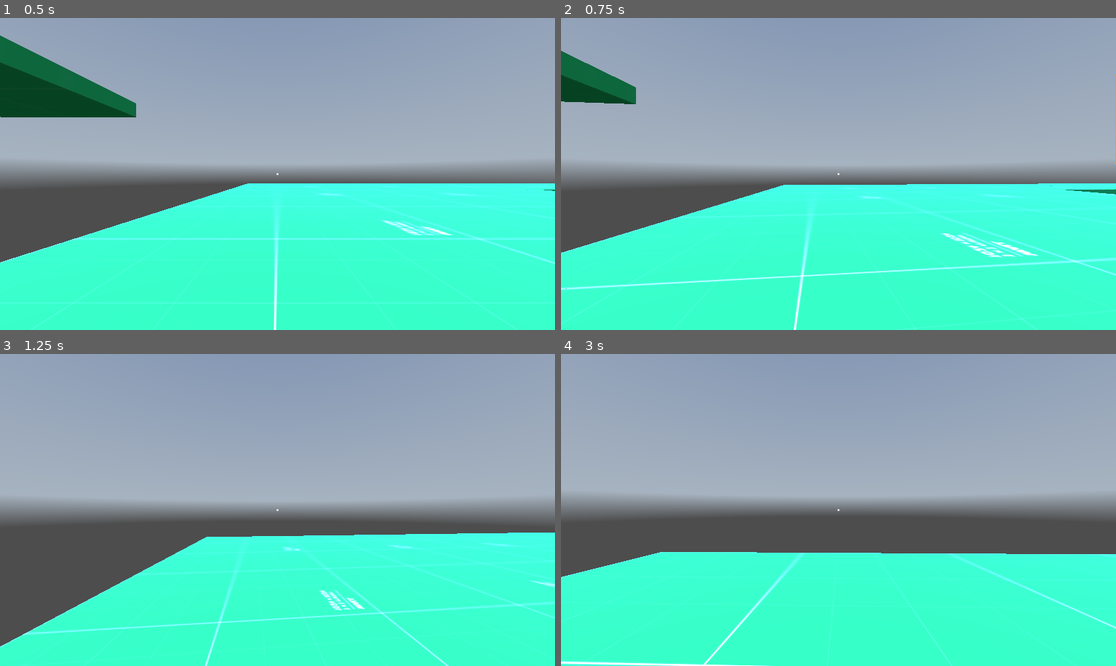
Above: before the commit, frames 1-4 (two rows, left to right).
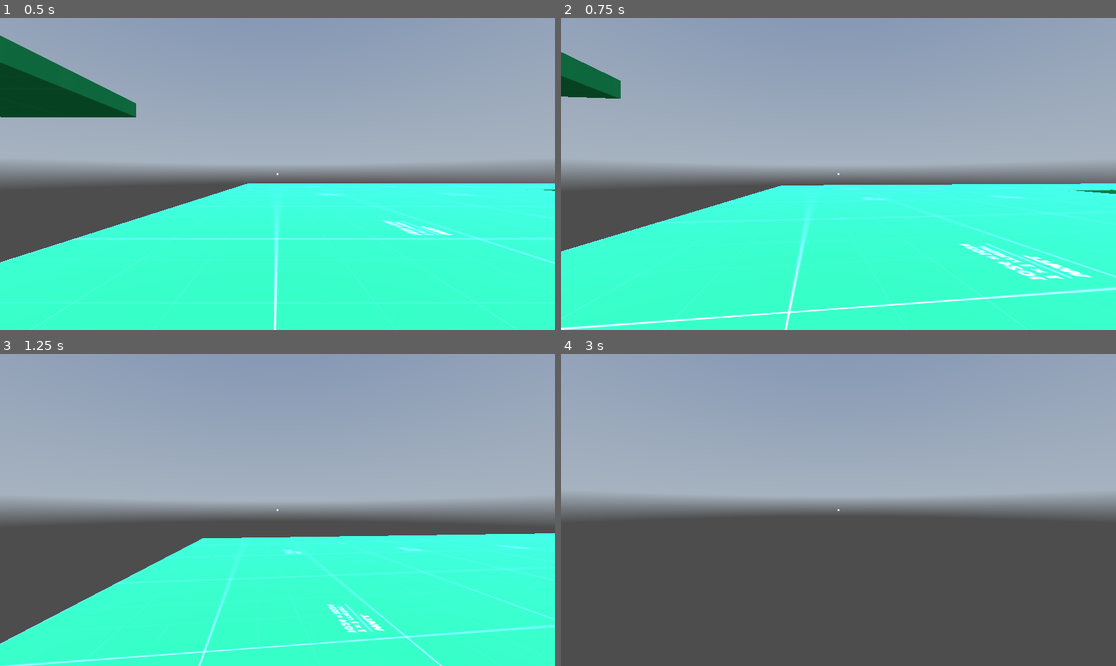
Above: after the commit, the same moments.

Repository: UPWRD1/game
Game: Godot game, scene res://scenes/world.tscn
Same seed, same stepped clock (60 frames per second), same inputs: the game is played once before the commit and once after it. A sky picture missing from this copy of the repository is replaced by a grey-blue gradient.
Inputs (mouse positions are in pixels of both pictures, inside the frame that each line leads up to):
- Up to frame 1 (0.5 s): no input
- Up to frame 2 (0.75 s): move the mouse to (866, 174) at 0.52 s; hold W (move_forward) from 0.53 s (still down); hold Shift (move_sprint) from 0.53 s (still down)
- Up to frame 3 (1.25 s): keep holding W (move_forward); keep holding Shift (move_sprint); tap Space (move_jump) at 0.77 s
- Up to frame 4 (3 s): keep holding W (move_forward); move the mouse to (810, 510) at 1.27 s; release Shift (move_sprint) at 1.28 s; tap Shift (move_sprint) at 1.35, 2.85 s; tap Space (move_jump) at 1.52 s; move the mouse to (849, 503) at 2.02 s; hold Shift (move_sprint) 2.03-2.78 s; move the mouse to (832, 516) at 2.77 s

Frame 1 is identical in both runs. In frame 2, 3.6% of the frame differs, in the area x 0-100%, y 10-100%; in frame 3, 2.8%; in frame 4, 36%, in the area x 0-100%, y 63-100%.

Commit message:
Sprinting & debug cleanup -Removed debug message printing player speed relative to wall +Added sprint_multiplier variabled to player_variables.gd +Added sprinting with whatever sprint key is bound

Diff:
--- a/game/test/data/player/Jumping.gd
+++ b/game/test/data/player/Jumping.gd
@@ -46,8 +46,6 @@
 
 		var wall_relative_speed = max(wall_zone_forward_threshold.dot(player_forward_direction * player.velocity.length()), wall_zone_backward_threshold.dot(player_forward_direction * player.velocity.length()))
 
-		print(wall_relative_speed)
-
 		if ((player_angle_to_wall <= wall_running_angle_zone) and \
 			 wall_relative_speed >= walL_running_speed_threshold):
 				player.change_state(player.possible_states["Wall Running"])
--- a/game/test/data/player/Walking.gd
+++ b/game/test/data/player/Walking.gd
@@ -8,6 +8,9 @@
 var gravity : float
 var gravity_direction : Vector3
 
+var base_speed : float
+var sprint_multiplier : float
+
 var speed : float
 
 func _ready():
@@ -17,7 +20,9 @@
 	head = player_variables.player.get_node("head")
 	gravity = player_variables.gravity
 	gravity_direction = player_variables.gravity_direction
-	speed = player_variables.ground_speed
+	base_speed = player_variables.ground_speed
+	sprint_multiplier = player_variables.sprint_multiplier
+	speed = base_speed
 
 func process_state(delta):
 	pass
@@ -29,6 +34,11 @@
 	var input_dir = Input.get_vector("move_left", "move_right", "move_forward", "move_backward")
 	player.add_velocity(Vector3(input_dir.x, 0, input_dir.y).rotated(Vector3.UP, head.rotation.y) * speed * delta)
 
+	if (Input.is_action_pressed("move_sprint")):
+		speed = base_speed * sprint_multiplier
+	else:
+		speed = base_speed
+
 	if (!player.is_on_floor()):
 		player.change_state(player.possible_states["Falling"])
 	else:
--- a/game/test/player_variables.gd
+++ b/game/test/player_variables.gd
@@ -8,6 +8,7 @@
 # Walking variables
 var ground_speed : float = 420 #Controls horizontal movement speed on ground
 var friction : float = 0.85 #Controls ground friction
+var sprint_multiplier : float = 1.5
 
 # Jumping variables
 var jumping_speed : float = 410 #Controls horizontal movement speed while jumping
